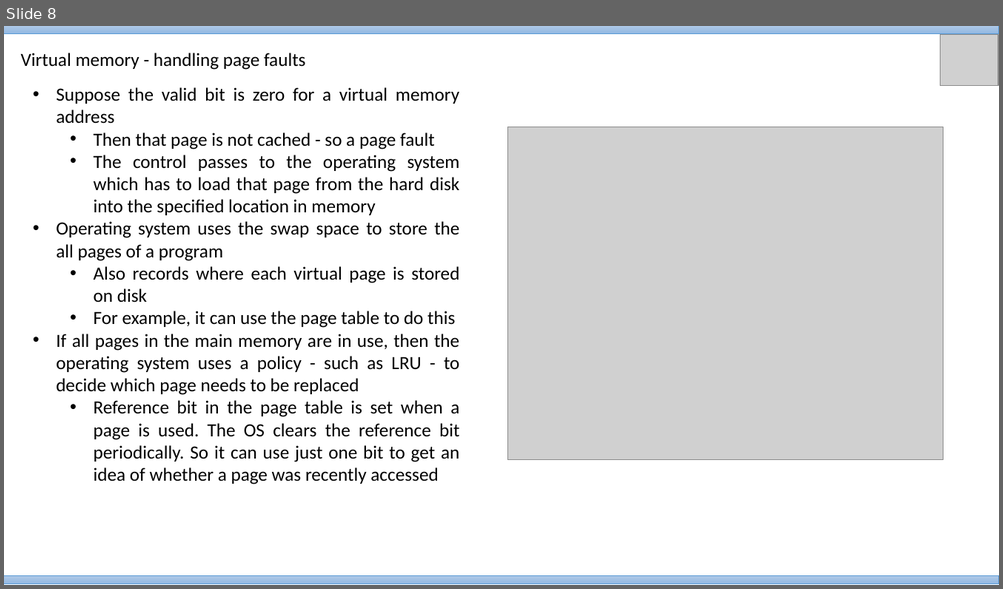
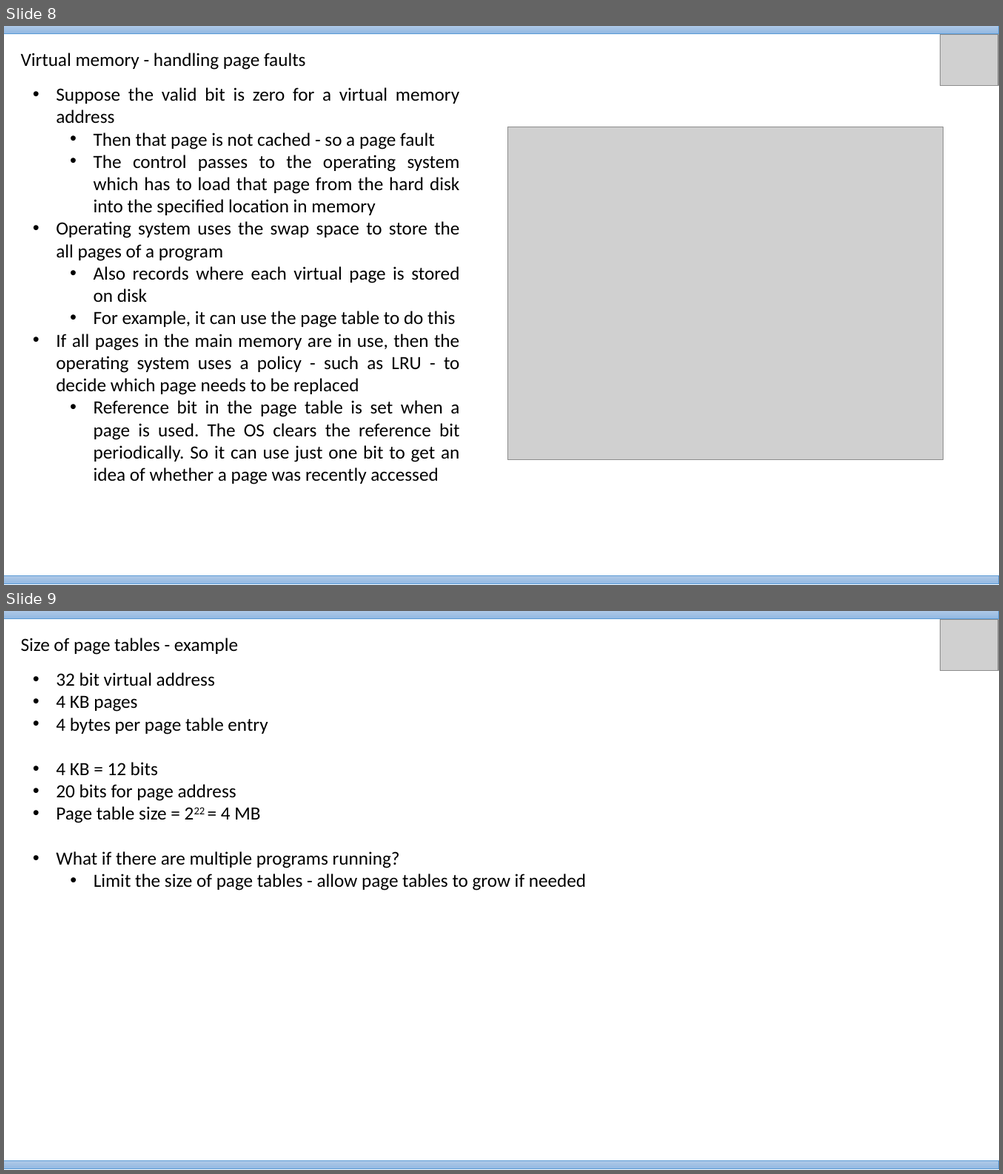
Before and after one commit to VineethBS/vineethbs.github.io, a slide deck: 2017_AV224/Material/Lecture_24.pptx. Shown one above the other, each under a label of ours: slide 8 before the commit, slides 8 and 9 after it. The pictures are 1003x589 and 1003x1174 pixels, drawn with LibreOffice and Linux fonts; fonts in the diff are those of the drawing; grey boxes stand for pictures. Boxes give left, top, right and bottom in pixels: in the first picture for what was removed or moved away, otherwise in the second. Text is boxed around its words. In the diff, an @@ line names an element or a change of style, - is before the commit and + after.

```diff
--- a/2017_AV224/Material/Lecture_24.pptx
+++ b/2017_AV224/Material/Lecture_24.pptx
@@ slide 9 added at (4,611,999,1170), background #FFFFFF @@
@@ rectangle added at (4,611,999,618), fill gradient #B1CBE9 to #A3C1E5 to #93B9E4, outline #5B9BD5 0.5 pt @@
@@ picture added at (939,620,998,671) @@
@@ text added at (21,638,238,655), 18 pt, text #000000 @@
+Size of page tables - example
@@ text added at (56,672,586,891), 18 pt, text #000000 @@
+• 32 bit virtual address
+• 4 KB pages
+• 4 bytes per page table entry
+• 4 KB = 12 bits
+• 20 bits for page address
+• Page table size = 222 = 4 MB
+• What if there are multiple programs running?
+  • Limit the size of page tables - allow page tables to grow if needed
@@ rectangle added at (4,1161,999,1169), fill gradient #B1CBE9 to #A3C1E5 to #93B9E4, outline #5B9BD5 0.5 pt @@
```
Also in this commit, not shown: 5 slides changed, 4 other slides added.
